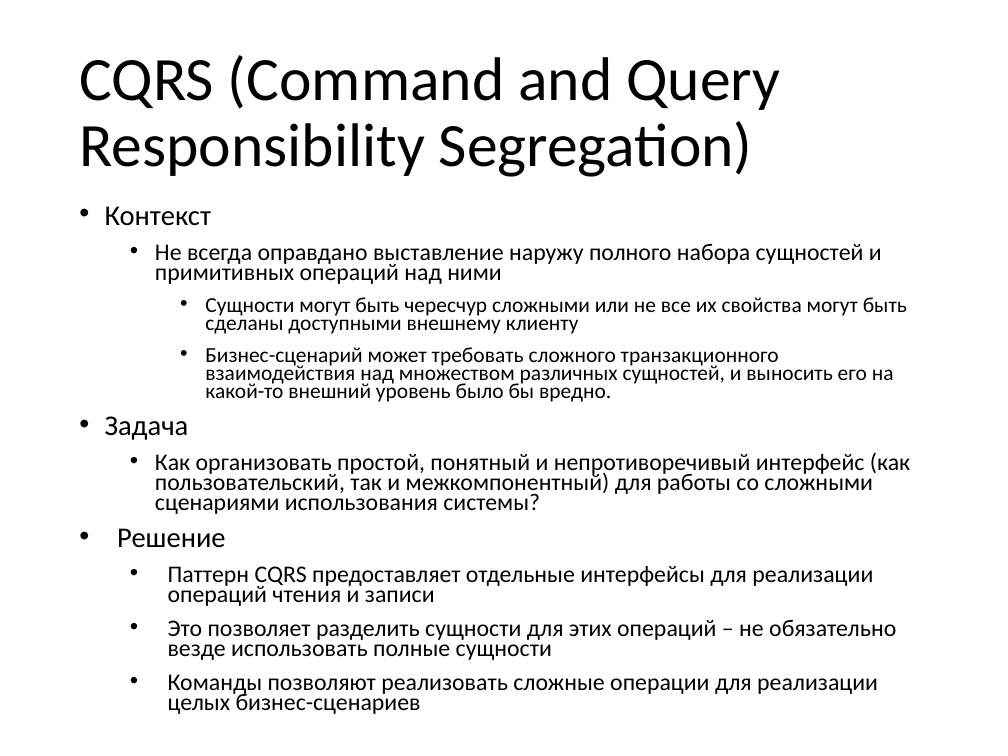
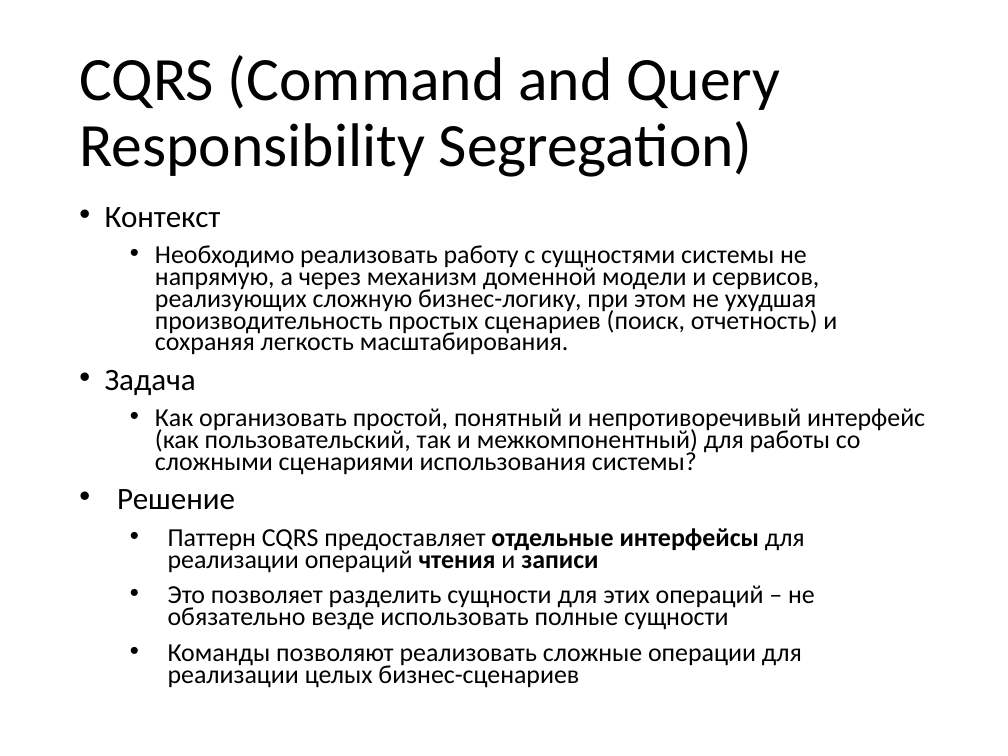
Before and after one commit to pelipas/OOP_2017, a slide deck: slide 44 of 2 семестр/08 Прикладные шаблоны.pptx (slide 13 before the commit). Drawn at 1008x756 pixels with LibreOffice and Linux fonts; fonts in the diff are those of the drawing. Boxes give left, top, right and bottom in pixels: in the first picture for what was removed or moved away, otherwise in the second. Text is boxed around its words. In the diff, an @@ line names an element or a change of style, - is before the commit and + after.

```diff
--- a/2 семестр/08 Прикладные шаблоны.pptx
+++ b/2 семестр/08 Прикладные шаблоны.pptx
@@ text at bbox=[105, 207, 925, 688]: size 20.4 to 22.2 pt in "Контекст", "Задача", "Решение"; size 17 to 18.5 pt in "Как организовать простой, понятный и непротиворечивый интерф ...", "Паттерн CQRS предоставляет отдельные интерфейсы для реализац ...", "Это позволяет разделить сущности для этих операций ...", "Команды позволяют реализовать сложные операции для реализаци ..."; bold on in "отдельные интерфейсы чтения записи" @@
@@ text at bbox=[155, 245, 837, 355]: text changed; size 15.3 to 18.5 pt @@
-    • Не всегда оправдано выставление наружу полного набора сущностей и примитивных операций над ними
-      • Сущности могут быть чересчур сложными или не все их свойства могут быть сделаны доступными внешнему клиенту
-      • Бизнес-сценарий может требовать сложного транзакционного взаимодействия над множеством различных сущностей, и выносить его на какой-то внешний уровень было бы вредно.
+    • Необходимо реализовать работу с сущностями системы не напрямую, а через механизм доменной модели и сервисов, реализующих сложную бизнес-логику, при этом не ухудшая производительность простых сценариев (поиск, отчетность) и сохраняя легкость масштабирования.
```
Also in this commit, not shown: 11 other slides changed, 36 slides added, 1 slide removed, 8 other files.
